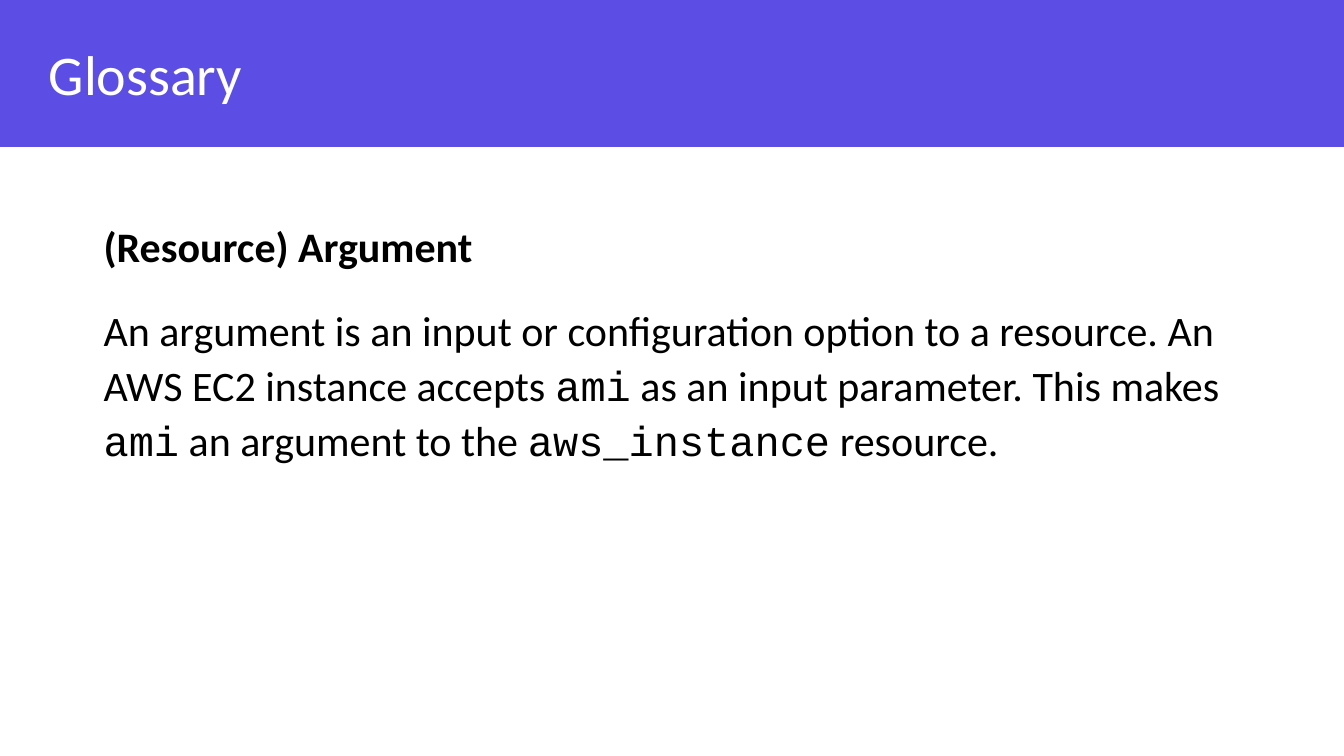
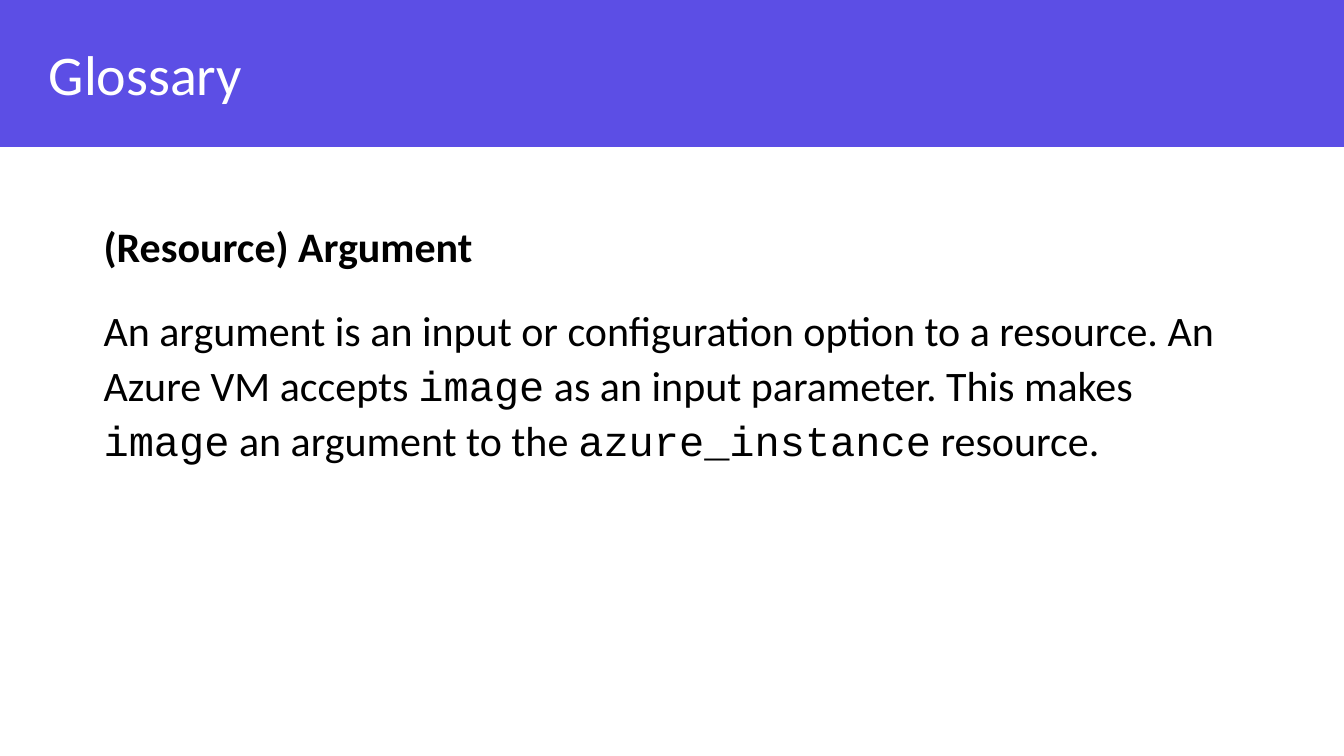
Before and after one commit to grove-mountain/azure-workshop-training, a slide deck: slide 12 of Slides/Azure and Terraform Workshop - Chapter 2.pptx. Drawn at 1344x756 pixels with LibreOffice and Linux fonts; fonts in the diff are those of the drawing; background and template pictures are left out. Boxes give left, top, right and bottom in pixels: in the first picture for what was removed or moved away, otherwise in the second. Text is boxed around its words. In the diff, an @@ line names an element or a change of style, - is before the commit and + after.

```diff
--- a/Slides/Azure and Terraform Workshop - Chapter 2.pptx
+++ b/Slides/Azure and Terraform Workshop - Chapter 2.pptx
@@ text at (104,317,1214,465): text changed @@
-An argument is an input or configuration option to a resource. An AWS EC2 instance accepts ami as an input parameter. This makes ami an argument to the aws_instance resource.
+An argument is an input or configuration option to a resource. An Azure VM accepts image as an input parameter. This makes image an argument to the azure_instance resource.
```
Also in this commit, not shown: 33 other slides changed, 2 slides removed, 2 other files.
